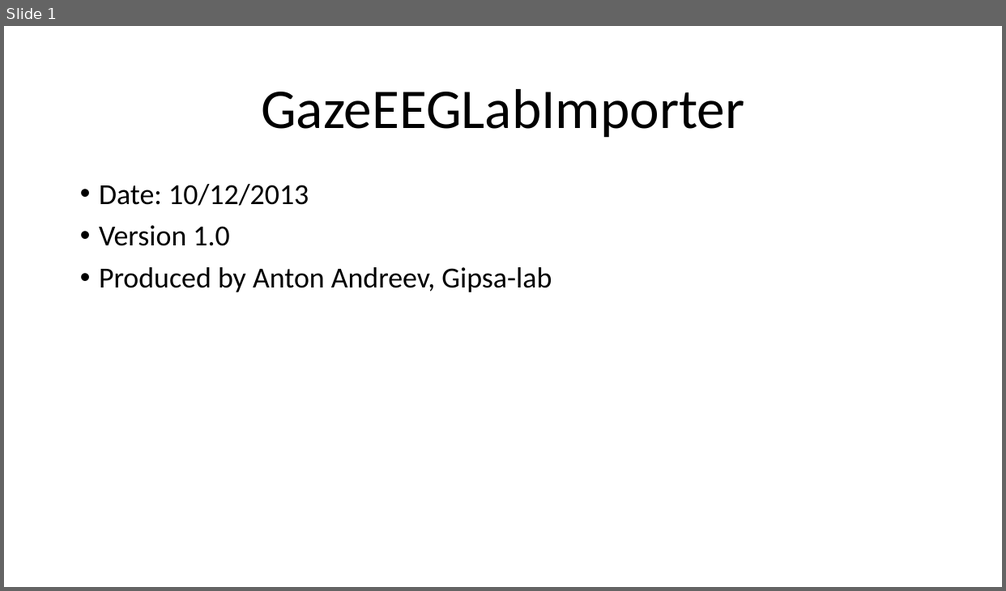
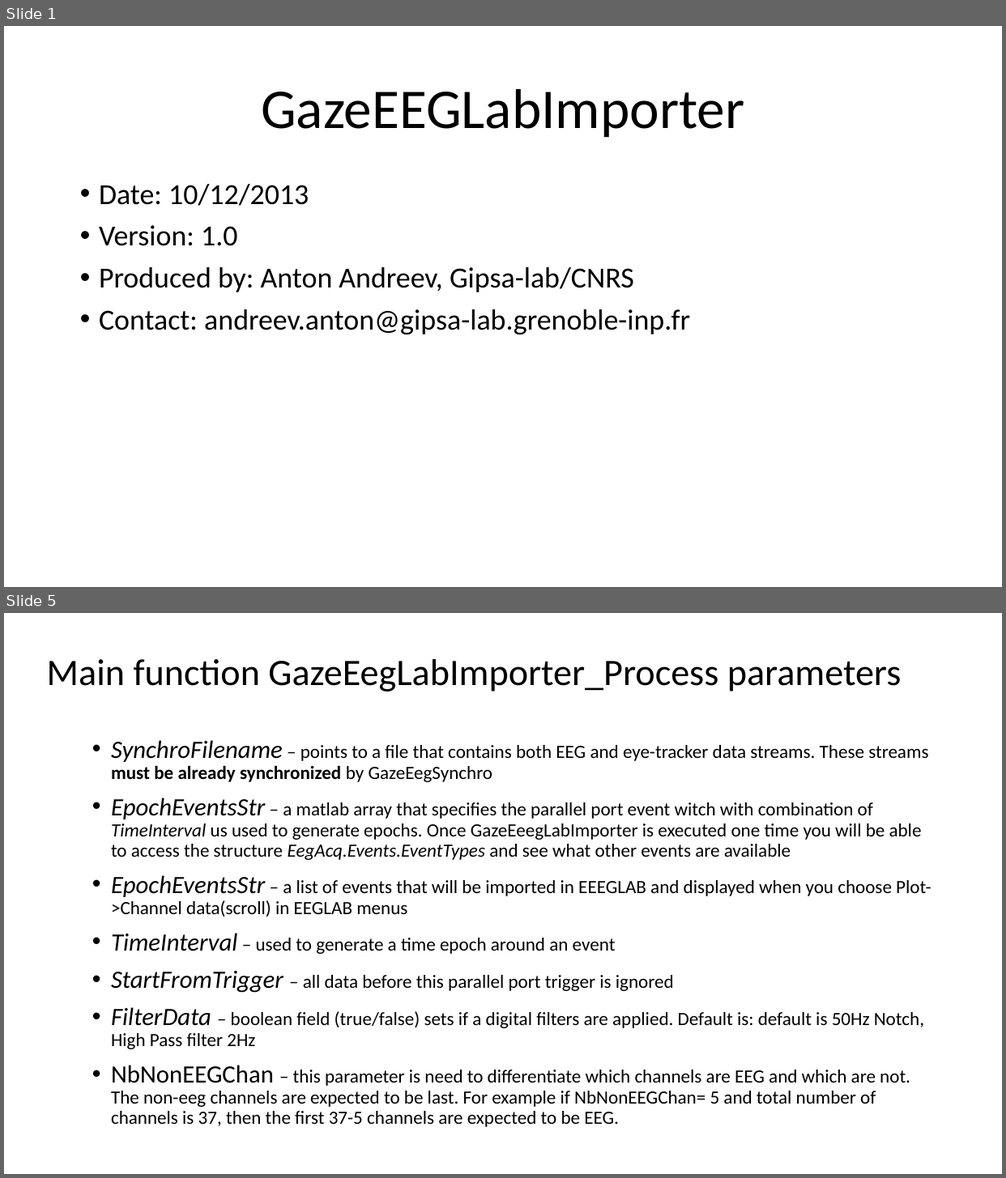
Before and after one commit to sssandyad/adastra, a slide deck: src_matlab/GazeEegLabImporter/docs/GazeEegLabImporter.pptx. Shown one above the other, each under a label of ours: slide 1 before the commit, slides 1 and 5 after it; the slides between them are not shown. The pictures are 1006x591 and 1006x1178 pixels, drawn with LibreOffice and Linux fonts; fonts in the diff are those of the drawing. Boxes give left, top, right and bottom in pixels: in the first picture for what was removed or moved away, otherwise in the second. Text is boxed around its words. In the diff, an @@ line names an element or a change of style, - is before the commit and + after.

```diff
--- a/src_matlab/GazeEegLabImporter/docs/GazeEegLabImporter.pptx
+++ b/src_matlab/GazeEegLabImporter/docs/GazeEegLabImporter.pptx
@@ slide 5 added at bbox=[4, 613, 1002, 1174], background #FFFFFF @@
@@ text added at bbox=[47, 659, 901, 692], 36 pt, text #000000 @@
+Main function GazeEegLabImporter_Process parameters
@@ text added at bbox=[111, 740, 931, 1127], 18 pt, text #000000 @@
+• SynchroFilename – points to a file that contains both EEG and eye-tracker data streams. These streams must be already synchronized by GazeEegSynchro
+• EpochEventsStr – a matlab array that specifies the parallel port event witch with combination of TimeInterval us used to generate epochs. Once GazeEeegLabImporter is executed one time you will be able to access the structure EegAcq.Events.EventTypes and see what other events are available
+• EpochEventsStr – a list of events that will be imported in EEEGLAB and displayed when you choose Plot->Channel data(scroll) in EEGLAB menus
+• TimeInterval – used to generate a time epoch around an event
+• StartFromTrigger – all data before this parallel port trigger is ignored
+• FilterData – boolean field (true/false) sets if a digital filters are applied. Default is: default is 50Hz Notch, High Pass filter 2Hz
+• NbNonEEGChan – this parameter is need to differentiate which channels are EEG and which are not. The non-eeg channels are expected to be last. For example if NbNonEEGChan= 5 and total number of channels is 37, then the first 37-5 channels are expected to be EEG.
@@ slide 1 changed as well @@
@@ text at bbox=[99, 225, 690, 335]: text changed @@
-• Version 1.0
-• Produced by Anton Andreev, Gipsa-lab
+• Version: 1.0
+• Produced by: Anton Andreev, Gipsa-lab/CNRS
+• Contact: andreev.anton@gipsa-lab.grenoble-inp.fr
```
Also in this commit, not shown: 2 other slides changed, 1 other slide added, 2 other files.
